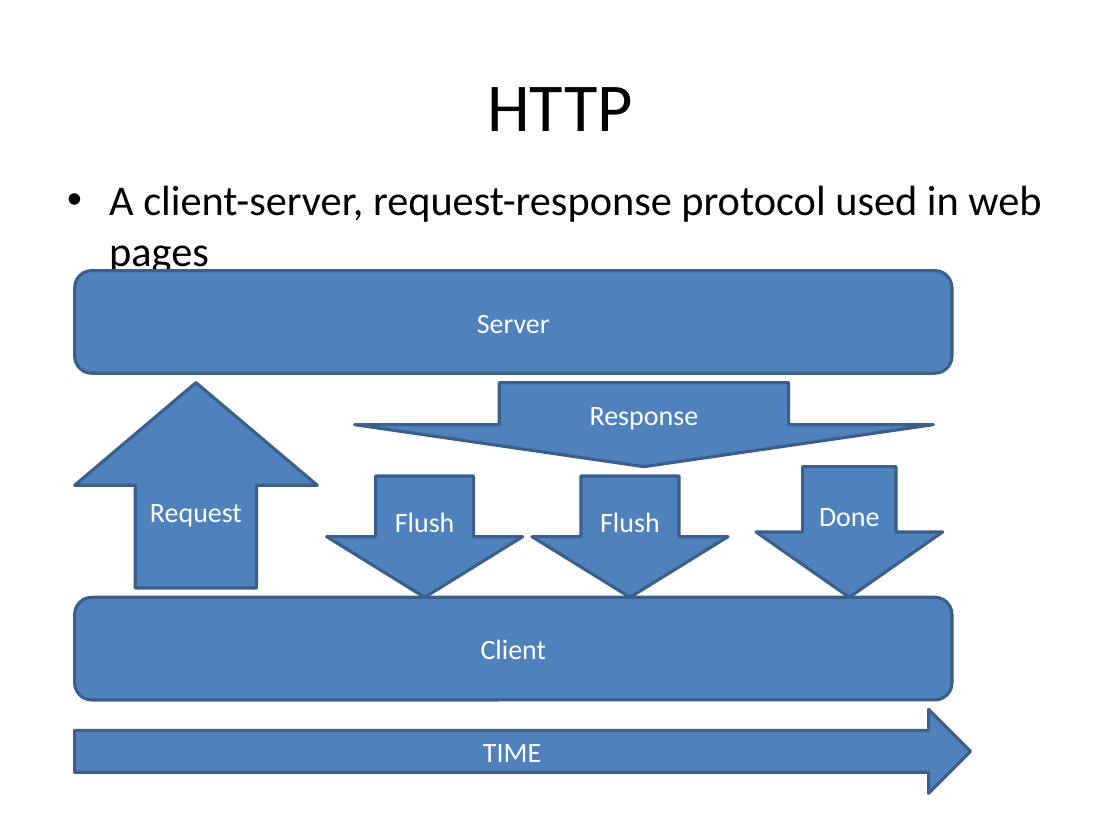
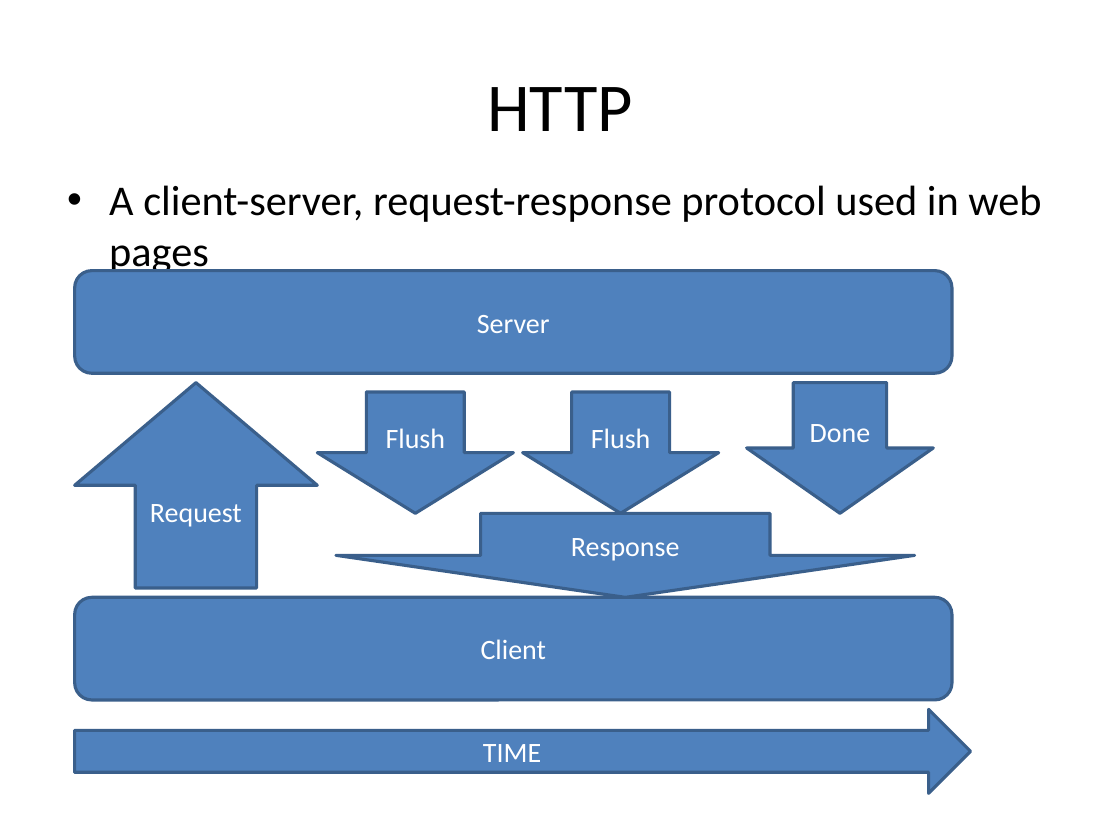
Before and after one commit to valdisxp1/websockets_samples, a slide deck: slide 3 of Atmoshere_and_websockets.pptx. Drawn at 1120x840 pixels with LibreOffice and Linux fonts; fonts in the diff are those of the drawing. Boxes give left, top, right and bottom in pixels: in the first picture for what was removed or moved away, otherwise in the second. Text is boxed around its words. In the diff, an @@ line names an element or a change of style, - is before the commit and + after.

Commit message:
minor changes in HTTP slide

```diff
--- a/Atmoshere_and_websockets.pptx
+++ b/Atmoshere_and_websockets.pptx
@@ 3 down arrows: place and size @@
-3 down arrows at [327,467,943,598]
+3 down arrows at [317,383,934,514]
@@ down arrow "Response": place and size @@
-down arrow "Response" at [355,383,934,467]
+down arrow "Response" at [336,513,915,597]
```
